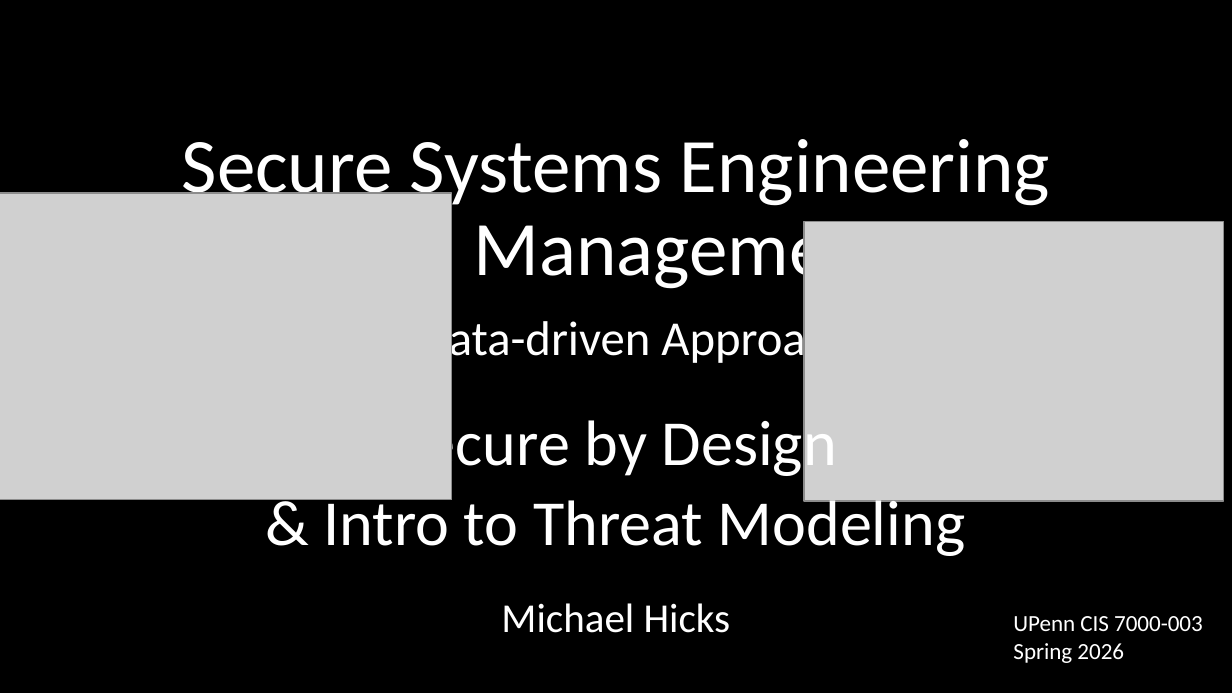
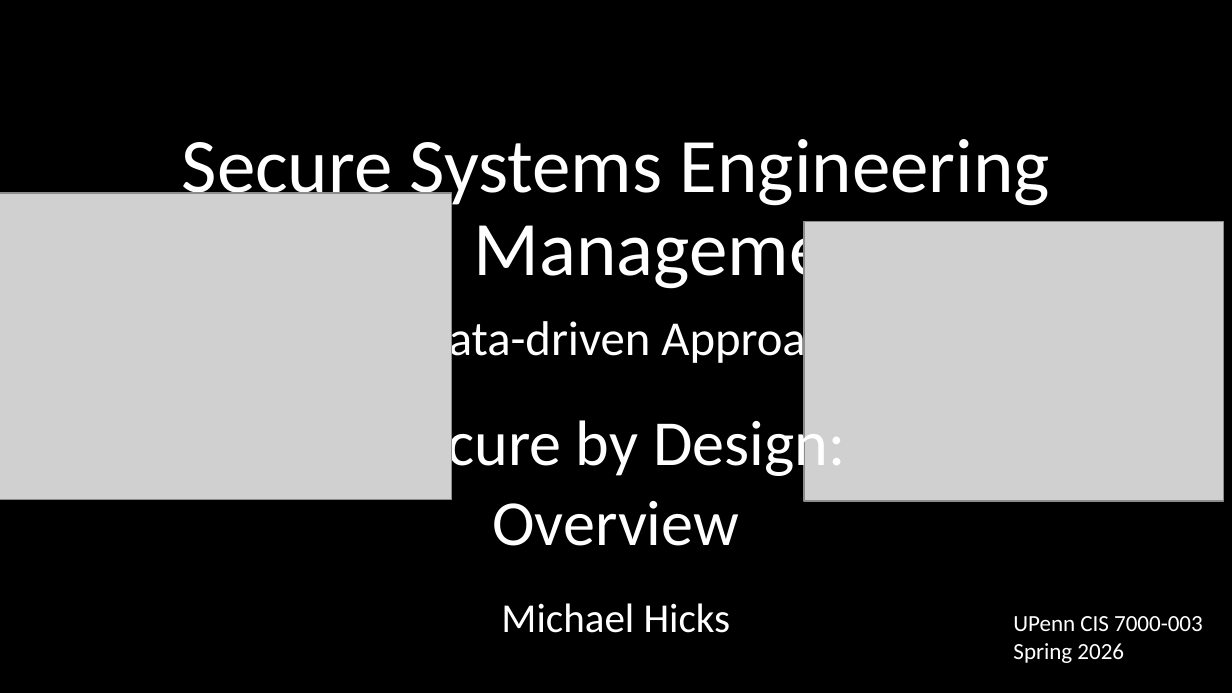
Before and after one commit to mwhicks1/mhicks-www, a slide deck: slide 1 of static/courses/cis-7000-spring2026/downloads/SSEM-security-by-design.pptx. Drawn at 1232x693 pixels with LibreOffice and Linux fonts; fonts in the diff are those of the drawing; grey boxes stand for pictures. Boxes give left, top, right and bottom in pixels: in the first picture for what was removed or moved away, otherwise in the second. Text is boxed around its words. In the diff, an @@ line names an element or a change of style, - is before the commit and + after.

Commit message:
secure design slides update

```diff
--- a/static/courses/cis-7000-spring2026/downloads/SSEM-security-by-design.pptx
+++ b/static/courses/cis-7000-spring2026/downloads/SSEM-security-by-design.pptx
@@ text at (386,411,845,546): text changed @@
-Secure by Design
-& Intro to Threat Modeling
+Secure by Design:
+Overview
```
Also in this commit, not shown: 1 other slide changed, 16 slides removed, 1 other file.
